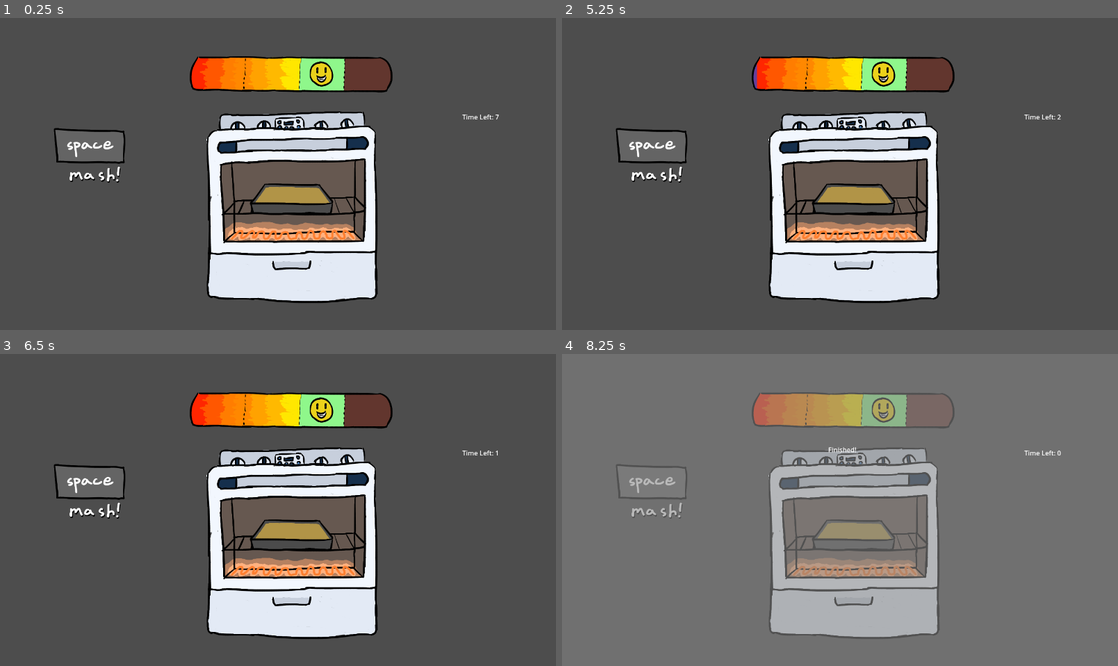
Above: before the commit, frames 1-4 (two rows, left to right).
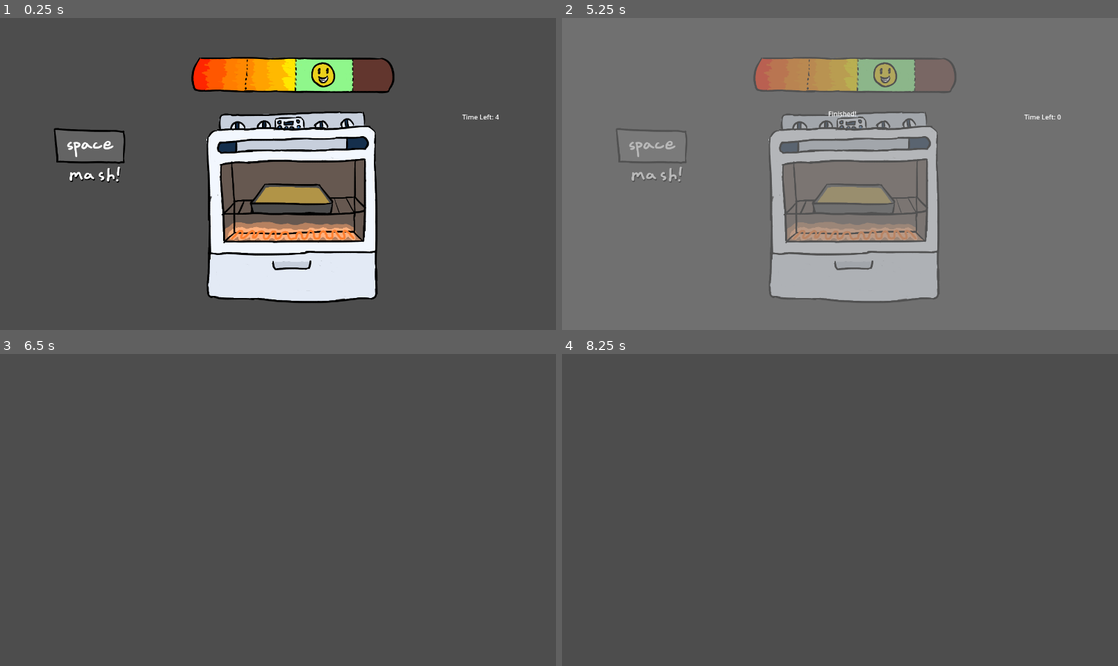
Above: after the commit, the same moments.

Repository: yanalex981/Tasty-Treads
Game: Godot game, scene res://Scenes/Microgames/OvenMicrogame.tscn
Same seed, same stepped clock (60 frames per second), same inputs: the game is played once before the commit and once after it. This scene is started directly instead of the project's main scene.
Inputs:
- Up to frame 1 (0.25 s): no input
- Up to frame 2 (5.25 s): tap Enter (ui_accept) at 0.5, 0.77, 1.25, 1.52, 2, 2.75, 3.02, 3.5, 3.77, 4.25, 4.52 s; hold D (right) 0.53-1.28 s; tap Space (interact) every 0.75 s from 0.6 to 5.1 s; hold S (down) 1.28-2.03 s; hold D (right) 2.03-2.78 s; hold W (up) 2.78-3.53 s; hold A (left) 3.53-5.03 s; hold S (down) from 5.03 s (still down)
- Up to frame 3 (6.5 s): release S (down) at 5.78 s; hold D (right) from 5.78 s (still down); tap Space (interact) at 5.85 s; tap Enter (ui_accept) at 6.02 s
- Up to frame 4 (8.25 s): release D (right) at 6.53 s; hold W (up) 6.53-7.28 s; tap Space (interact) at 6.6, 7.35, 8.1 s; tap Enter (ui_accept) at 6.77, 7.52 s; hold D (right) 7.28-8.03 s; hold S (down) from 8.03 s (still down)

The runs differ from the first frame. In frame 1, 1.2% of the frame differs, in the area x 34-90%, y 12-33%; in frame 2, 99%, in the area x 0-100%, y 0-100%; in frame 3, 22%; in frame 4, 97%.

Commit message:
Added the upgraded bar.
Now changes texture and success range when upgraded.

Diff:
--- a/Scenes/Microgames/OvenMicrogame.tscn
+++ b/Scenes/Microgames/OvenMicrogame.tscn
@@ -9,9 +9,13 @@
 [ext_resource type="Texture2D" uid="uid://chnslkw126ecb" path="res://Assets/Microgames/Minigame UI/ovenBarProgress.png" id="5_052ct"]
 [ext_resource type="Script" path="res://Scripts/Microgames/Oven/BakeLevelBar.gd" id="6_whq85"]
 [ext_resource type="Script" path="res://Scripts/Microgames/TimerLabel.gd" id="8_peoba"]
+[ext_resource type="Texture2D" uid="uid://ujd0p6x7ue2l" path="res://Assets/Microgames/Minigame UI/ovenBarUnder2.png" id="10_456ch"]
+[ext_resource type="Texture2D" uid="uid://r0gbd2skx8wf" path="res://Assets/Microgames/Minigame UI/ovenBarFrame2.png" id="11_r1a6t"]
+[ext_resource type="Texture2D" uid="uid://deobc8k3amjuh" path="res://Assets/Microgames/Minigame UI/ovenBarProgress2.png" id="12_1tv83"]
 
 [node name="OvenMicrogame" type="Node2D"]
 script = ExtResource("1_uo1gh")
+upgraded = true
 
 [node name="Oven" type="Sprite2D" parent="."]
 position = Vector2(728, 464)
@@ -83,5 +87,14 @@
 offset_right = 1176.0
 offset_bottom = 255.0
 
+[node name="UpgradedBarMockUp" type="TextureProgressBar" parent="."]
+visible = false
+offset_right = 40.0
+offset_bottom = 40.0
+value = 80.0
+texture_under = ExtResource("10_456ch")
+texture_over = ExtResource("11_r1a6t")
+texture_progress = ExtResource("12_1tv83")
+
 [connection signal="timeout" from="UI/BakeLevelBar/LullTimer" to="UI/BakeLevelBar" method="_on_lull_timer_timeout"]
 [connection signal="timeout" from="UI/GameTimer" to="." method="_on_game_timer_timeout"]
--- a/Scripts/Microgames/Oven/OvenMicrogame.gd
+++ b/Scripts/Microgames/Oven/OvenMicrogame.gd
@@ -6,25 +6,29 @@
 @onready var timer = $UI/GameTimer
 @onready var end_display = $UI/EndUI
 
+var up_bar_under = preload("res://Assets/Microgames/Minigame UI/ovenBarUnder2.png")
+var up_bar_progress = preload("res://Assets/Microgames/Minigame UI/ovenBarProgress2.png")
+var up_bar_over = preload("res://Assets/Microgames/Minigame UI/ovenBarFrame2.png")
+
 const UP_RATE : int = 5
-const UP_METRIC : Array[int] = []
+const UP_METRIC : Array[int] = [52, 81]
 const UP_TIME : int = 5
 
-var bake_metric : Array[int] = [55, 76] # 55 to 76 is perfect
+var bake_metric : Array[int] = [55, 76] # 55 to 75 is perfect
 var cook_time : int = 8
 
 var success : bool = false
 signal game_ended(results)
 
 func _ready():
-
 	if upgraded:
 		# increase speed
 		bake_bar.set_fill_rate(UP_RATE)
 		# change bar + metric
-
-		#bake_metric = UP_METRIC
-
+		bake_bar.texture_over = up_bar_over
+		bake_bar.texture_progress = up_bar_progress
+		bake_bar.texture_under = up_bar_under
+		bake_metric = UP_METRIC
 		# decrease cook time
 		cook_time = UP_TIME
 
Binary file added: Assets/Microgames/Minigame UI/ovenBar2.png
Not shown, added: Assets/Microgames/Minigame UI/ovenBar2.png.import
Binary file added: Assets/Microgames/Minigame UI/ovenBarFrame2.png
Not shown, added: Assets/Microgames/Minigame UI/ovenBarFrame2.png.import
Binary file added: Assets/Microgames/Minigame UI/ovenBarProgress2.png
Not shown, added: Assets/Microgames/Minigame UI/ovenBarProgress2.png.import
Binary file added: Assets/Microgames/Minigame UI/ovenBarUnder2.png
Not shown, added: Assets/Microgames/Minigame UI/ovenBarUnder2.png.import
Binary file added: Assets/Microgames/Minigame UI/ovenPan.png
Not shown, added: Assets/Microgames/Minigame UI/ovenPan.png.import
Not shown: 1 places in Scenes/Microgames/OvenMicrogame.tscn that only renumber resources
